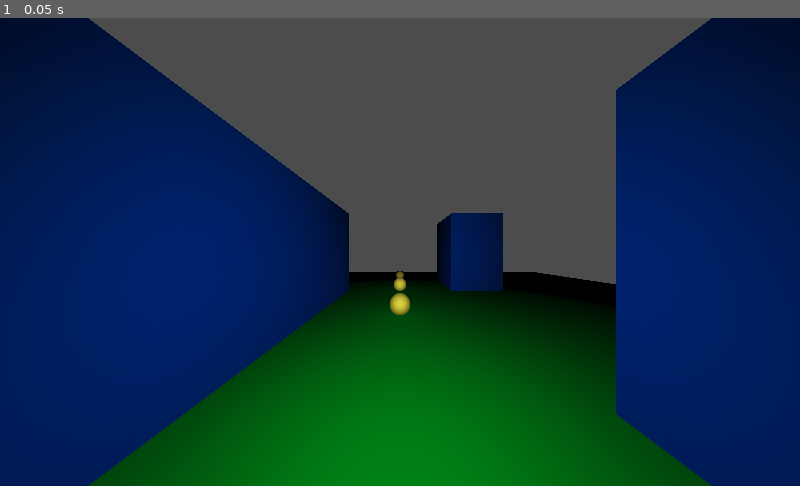
Above: before the commit, frame 1.
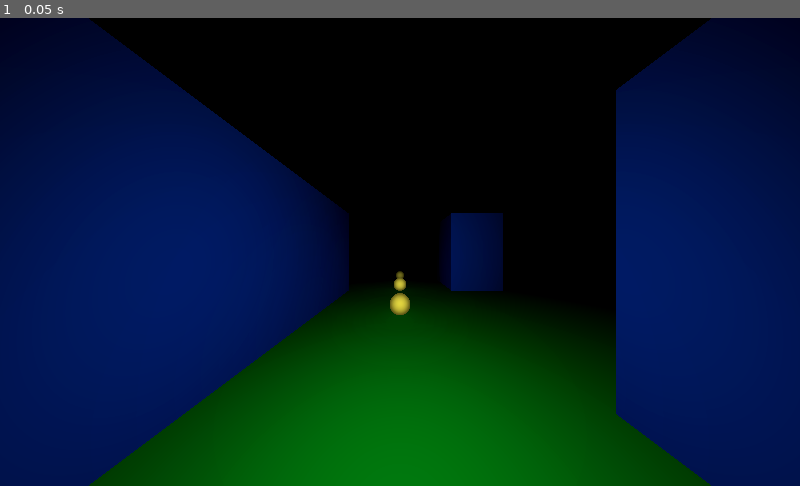
Above: after the commit, the same moment.

Repository: ToBaDi/pacman_3d_first_person
Game: Godot game, scene res://main/main.tscn
Two runs of this game, one before a commit and one after it. Both use one fixed random seed, a clock stepped at 60 frames per second and the inputs below.
Inputs:
- Up to frame 1 (0.05 s): no input

The runs differ from the first frame. In frame 1, 25% of the frame differs, in the area x 11-89%, y 0-57%.

Commit message:
Enabled adjustment_enabled

Diff:
--- a/main/main.tscn
+++ b/main/main.tscn
@@ -5,7 +5,11 @@
 [ext_resource path="res://wall/wall.tscn" type="PackedScene" id=3]
 
 [sub_resource type="Environment" id=1]
+background_mode = 1
 ambient_light_energy = 0.0
+adjustment_enabled = true
+adjustment_contrast = 1.1
+adjustment_saturation = 0.9
 
 [sub_resource type="CapsuleShape" id=2]
 radius = 0.5
